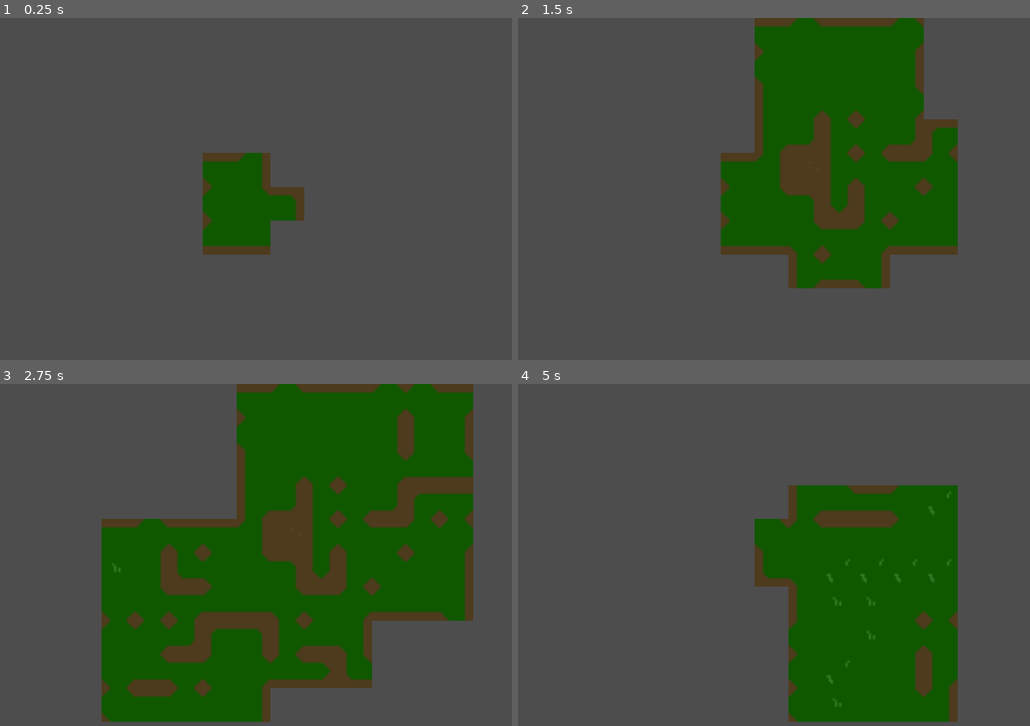
Above: before the commit, frames 1-4 (two rows, left to right).
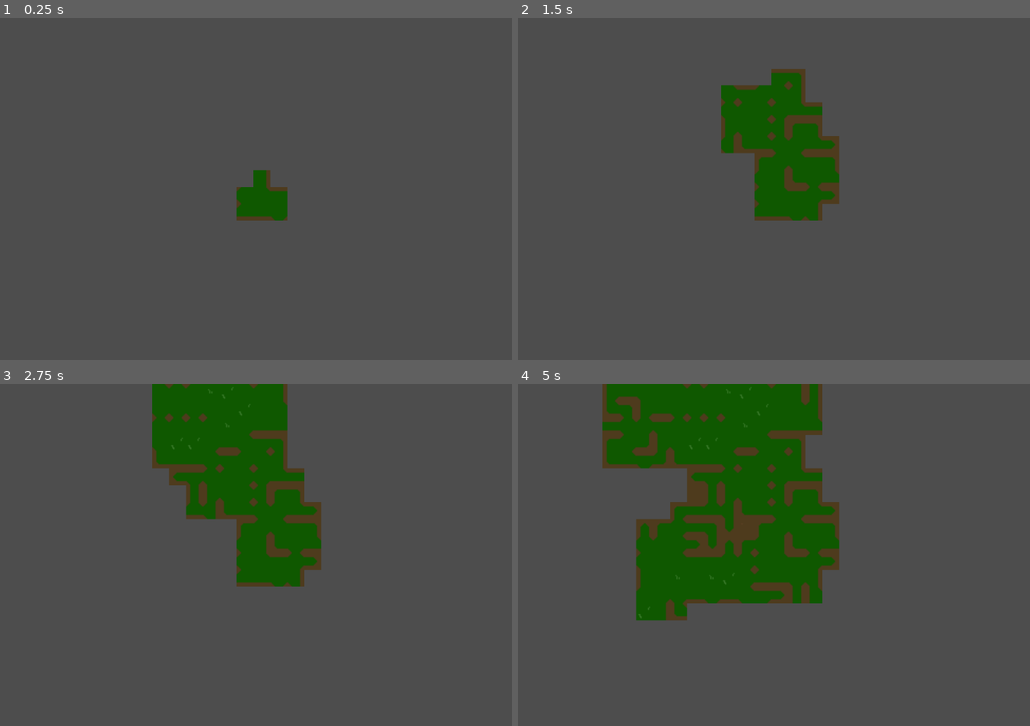
Above: after the commit, the same moments.

Repository: 100-percent-brendan/godot-stm-wfc-solver
Game: Godot game, scene res://test/test.tscn
The game is run twice, just before and just after one commit, with the same random seed, the same clock (stepped at 60 frames per second) and the same inputs.
Inputs:
- Up to frame 1 (0.25 s): no input
- Up to frame 2 (1.5 s): no input
- Up to frame 3 (2.75 s): no input
- Up to frame 4 (5 s): no input

The runs differ from the first frame. In frame 1, 3.7% of the frame differs, in the area x 39-60%, y 39-70%; in frame 2, 27%; in frame 3, 55%, in the area x 19-93%, y 0-99%; in frame 4, 42%.

Commit message:
Scaled up to double tile resolution for testing.

Diff:
--- a/project.godot
+++ b/project.godot
@@ -18,4 +18,4 @@
 [display]
 
 window/stretch/mode="canvas_items"
-window/stretch/scale=4.0
+window/stretch/scale=2.0
--- a/test/test.gd
+++ b/test/test.gd
@@ -11,7 +11,7 @@
 	solver.set_terrain_tile_set(load("res://test/assets/terrain.tres"))
 	solver.set_debug_mode(true)
 	solver.set_debug_delay(0.03)
-	solver.set_dimensions(15, 10)
+	solver.set_dimensions(30, 20)
 	solver.tile_placed.connect(_on_tile_placed)
 	solver.tile_removed.connect(_on_tile_removed)
 	solver.grid_reset.connect(_on_grid_reset)
